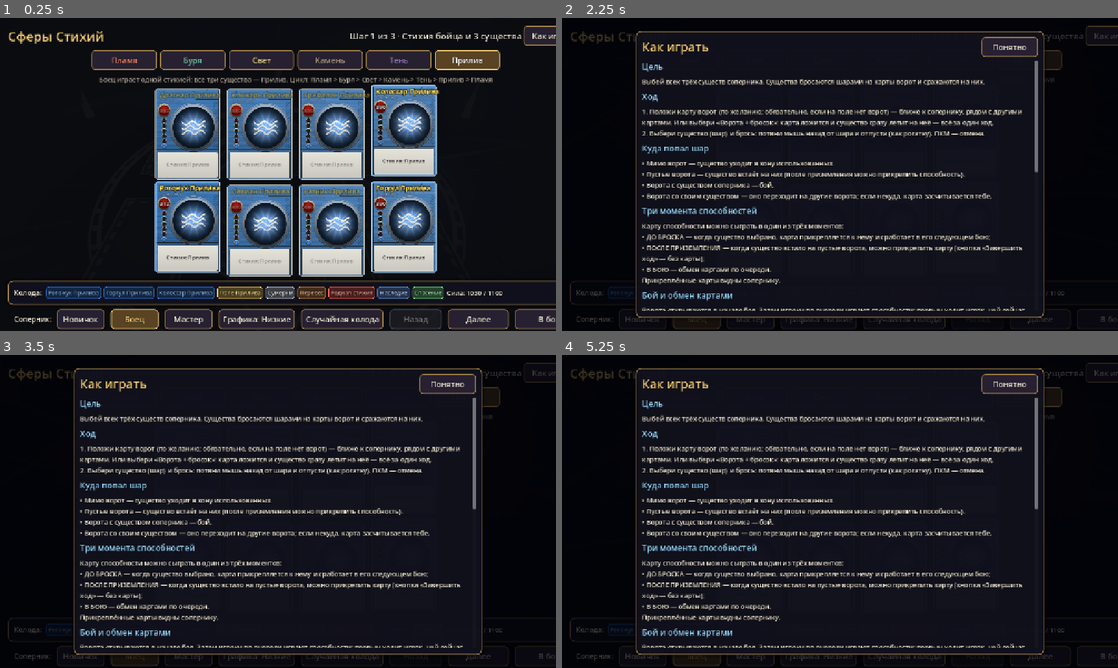
Above: before the commit, frames 1-4 (two rows, left to right).
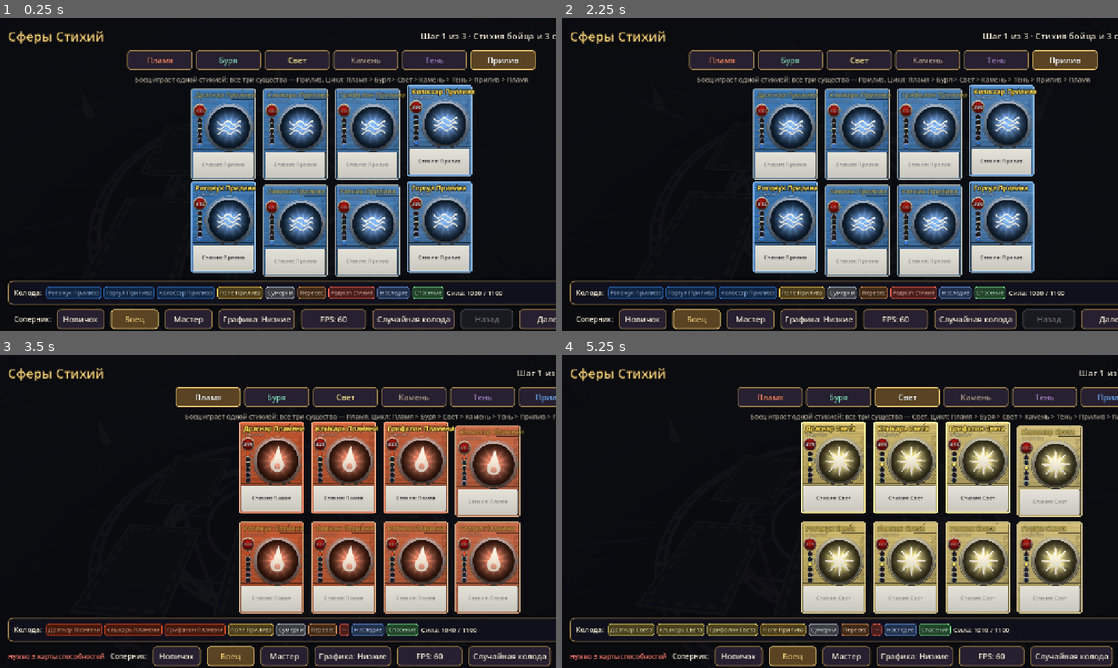
Above: after the commit, the same moments.

Repository: TheProshkaPro25/sfery-stikhiy
Game: Godot game, scene res://scenes/main.tscn
The game is run twice, just before and just after one commit, with the same random seed, the same clock (stepped at 60 frames per second) and the same inputs.
Inputs (mouse positions are in pixels of both pictures, inside the frame that each line leads up to):
- Up to frame 1 (0.25 s): no input
- Up to frame 2 (2.25 s): click (1117, 36) at 0.5 s, where only the run before the commit has a clickable "Как играть"; click (1117, 36) at 1.25 s, where only the run before the commit has a clickable "Как играть"; click "?" at 2 s
- Up to frame 3 (3.5 s): click "Пламя" at 2.75 s
- Up to frame 4 (5.25 s): click "Пламя" at 3.5 s; click "Буря" at 4.25 s; click "Свет" at 5 s

The runs differ from the first frame. In frame 1, 29% of the frame differs, in the area x 16-100%, y 2-100%; in frame 2, 42%; in frame 3, 44%, in the area x 1-100%, y 2-100%; in frame 4, 43%.

Commit message:
Ограничитель fps в настройках графики

Diff:
--- a/scenes/graphics_settings.gd
+++ b/scenes/graphics_settings.gd
@@ -23,6 +23,10 @@
 ]
 
 static var level: int = -1
+## Ограничитель кадров: 0 — без лимита (Engine.max_fps). По умолчанию 60.
+const FPS_OPTIONS := [60, 90, 120, 144, 0]
+const FPS_DEFAULT := 60
+static var max_fps: int = -1
 ## Подмена отдельных параметров (замеры tools/perf.gd: ключ=значение поверх уровня).
 static var overrides: Dictionary = {}
 
@@ -34,6 +38,30 @@
 	return level
 
 
+## Текущий лимит fps (загружается вместе с качеством).
+static func fps_limit() -> int:
+	if max_fps < 0:
+		load_settings()
+	return max_fps
+
+
+static func fps_name(v: int = -1) -> String:
+	var f: int = fps_limit() if v < 0 else v
+	return "без лимита" if f == 0 else str(f)
+
+
+## Выставить лимит fps, применить сразу и сохранить.
+static func set_fps(v: int) -> void:
+	max_fps = v if FPS_OPTIONS.has(v) else FPS_DEFAULT
+	Engine.max_fps = max_fps
+	save()
+
+
+## Следующий вариант лимита по кругу 60 → 90 → 120 → 144 → без лимита.
+static func next_fps() -> void:
+	set_fps(FPS_OPTIONS[(FPS_OPTIONS.find(fps_limit()) + 1) % FPS_OPTIONS.size()])
+
+
 static func param(key: String) -> Variant:
 	if overrides.has(key):
 		return overrides[key]
@@ -42,7 +70,10 @@
 
 static func load_settings() -> void:
 	var cfg := ConfigFile.new()
-	if cfg.load(PATH) == OK and cfg.has_section_key("graphics", "level"):
+	var ok: bool = cfg.load(PATH) == OK
+	var fps: int = int(cfg.get_value("graphics", "max_fps", FPS_DEFAULT)) if ok else FPS_DEFAULT
+	max_fps = fps if FPS_OPTIONS.has(fps) else FPS_DEFAULT
+	if ok and cfg.has_section_key("graphics", "level"):
 		level = clampi(int(cfg.get_value("graphics", "level")), Level.LOW, Level.HIGH)
 	else:
 		level = auto_level(RenderingServer.get_video_adapter_name())
@@ -53,6 +84,8 @@
 	var cfg := ConfigFile.new()
 	cfg.load(PATH)  # сохранить другие разделы, если есть
 	cfg.set_value("graphics", "level", level)
+	if max_fps >= 0:
+		cfg.set_value("graphics", "max_fps", max_fps)
 	cfg.save(PATH)
 
 
@@ -97,6 +130,7 @@
 
 ## Рендер: атлас и каскады теней солнца, фильтр теней, SSAO, сглаживание, детализация мешей.
 static func apply_world(vp: Viewport, env: Environment, sun: DirectionalLight3D) -> void:
+	Engine.max_fps = fps_limit()
 	RenderingServer.directional_shadow_atlas_set_size(int(param("shadow_size")), true)
 	RenderingServer.directional_soft_shadow_filter_set_quality(int(param("shadow_filter")))
 	RenderingServer.positional_soft_shadow_filter_set_quality(int(param("shadow_filter")))
--- a/scenes/ui/team_menu.gd
+++ b/scenes/ui/team_menu.gd
@@ -134,6 +134,13 @@
 		if m != null and m.has_method("apply_graphics"):
 			m.apply_graphics())
 	bottom.add_child(gfx)
+	# ограничитель кадров: 60 / 90 / 120 / 144 / без лимита, применяется сразу
+	var fps := _button("FPS: " + GraphicsSettings.fps_name(), 150)
+	fps.tooltip_text = "Предел кадров в секунду. Меньше — тише вентилятор и дольше батарея."
+	fps.pressed.connect(func() -> void:
+		GraphicsSettings.next_fps()
+		fps.text = "FPS: " + GraphicsSettings.fps_name())
+	bottom.add_child(fps)
 	var rnd := _button("Случайная колода", 190)
 	rnd.pressed.connect(pick_random)
 	bottom.add_child(rnd)
